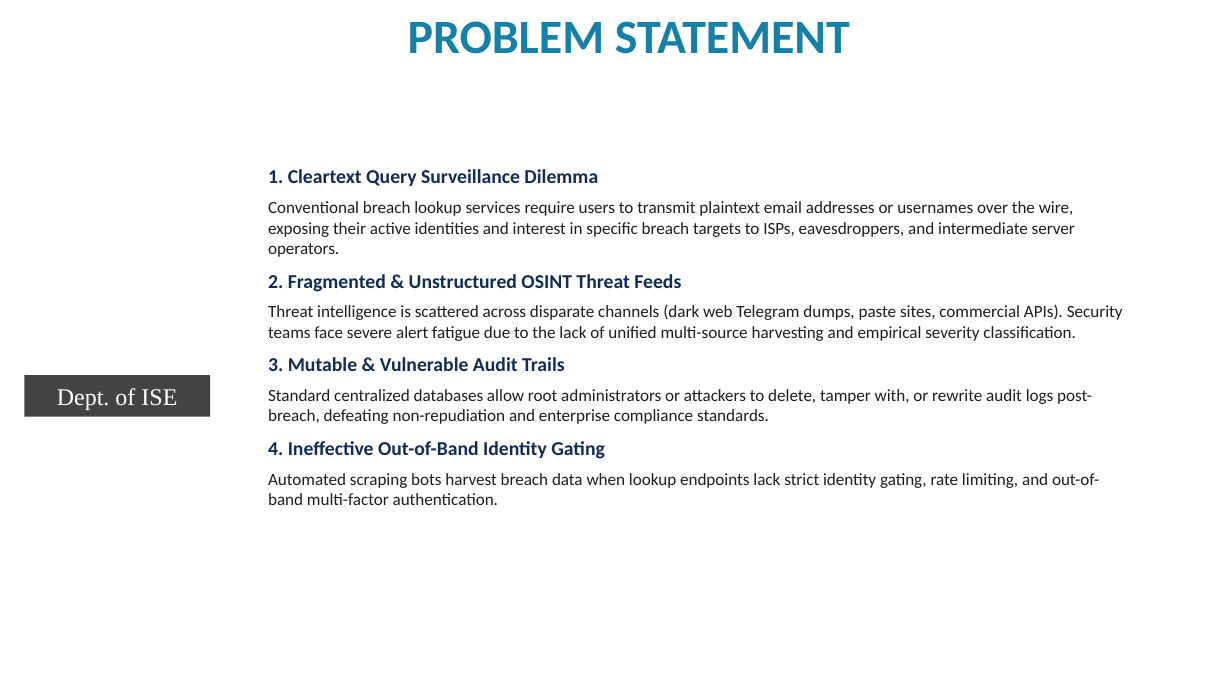
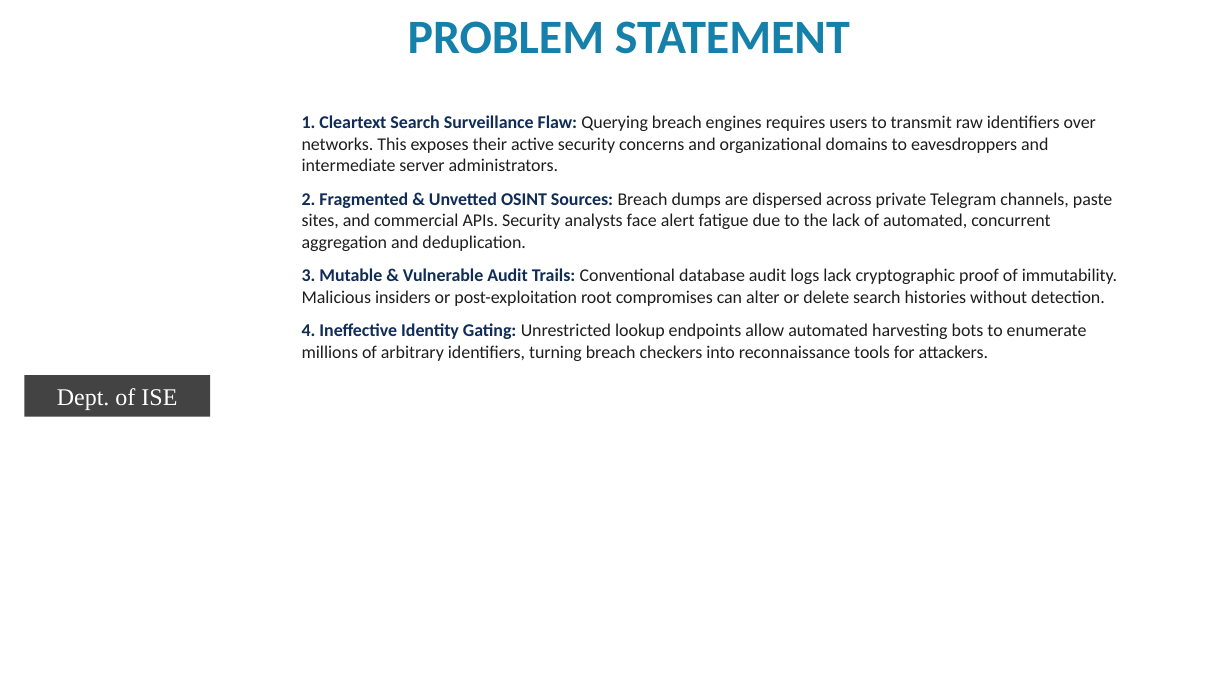
Before and after one commit to premkumarteli/OSINT-BreachShield, a slide deck: slide 5 of docs/Phase2/BreachShield_Final_Phase2_Presentation.pptx. Drawn at 1232x693 pixels with LibreOffice and Linux fonts; fonts in the diff are those of the drawing; background and template pictures are left out. Boxes give left, top, right and bottom in pixels: in the first picture for what was removed or moved away, otherwise in the second. Text is boxed around its words. In the diff, an @@ line names an element or a change of style, - is before the commit and + after.

```diff
--- a/docs/Phase2/BreachShield_Final_Phase2_Presentation.pptx
+++ b/docs/Phase2/BreachShield_Final_Phase2_Presentation.pptx
@@ text added at (302,115,1117,361), 10.5 pt, text #1E1E1E @@
+1. Cleartext Search Surveillance Flaw: Querying breach engines requires users to transmit raw identifiers over networks. This exposes their active security concerns and organizational domains to eavesdroppers and intermediate server administrators.
+2. Fragmented & Unvetted OSINT Sources: Breach dumps are dispersed across private Telegram channels, paste sites, and commercial APIs. Security analysts face alert fatigue due to the lack of automated, concurrent aggregation and deduplication.
+3. Mutable & Vulnerable Audit Trails: Conventional database audit logs lack cryptographic proof of immutability. Malicious insiders or post-exploitation root compromises can alter or delete search histories without detection.
+4. Ineffective Identity Gating: Unrestricted lookup endpoints allow automated harvesting bots to enumerate millions of arbitrary identifiers, turning breach checkers into reconnaissance tools for attackers.
@@ text removed at (268,169,1123,505) @@
-1. Cleartext Query Surveillance Dilemma
-Conventional breach lookup services require users to transmit plaintext email addresses or usernames over the wire, exposing their active identities and interest in specific breach targets to ISPs, eavesdroppers, and intermediate server operators.
-2. Fragmented & Unstructured OSINT Threat Feeds
-Threat intelligence is scattered across disparate channels (dark web Telegram dumps, paste sites, commercial APIs). Security teams face severe alert fatigue due to the lack of unified multi-source harvesting and empirical severity classification.
-3. Mutable & Vulnerable Audit Trails
-Standard centralized databases allow root administrators or attackers to delete, tamper with, or rewrite audit logs post-breach, defeating non-repudiation and enterprise compliance standards.
-4. Ineffective Out-of-Band Identity Gating
-Automated scraping bots harvest breach data when lookup endpoints lack strict identity gating, rate limiting, and out-of-band multi-factor authentication.
```
Also in this commit, not shown: 14 other slides changed.
